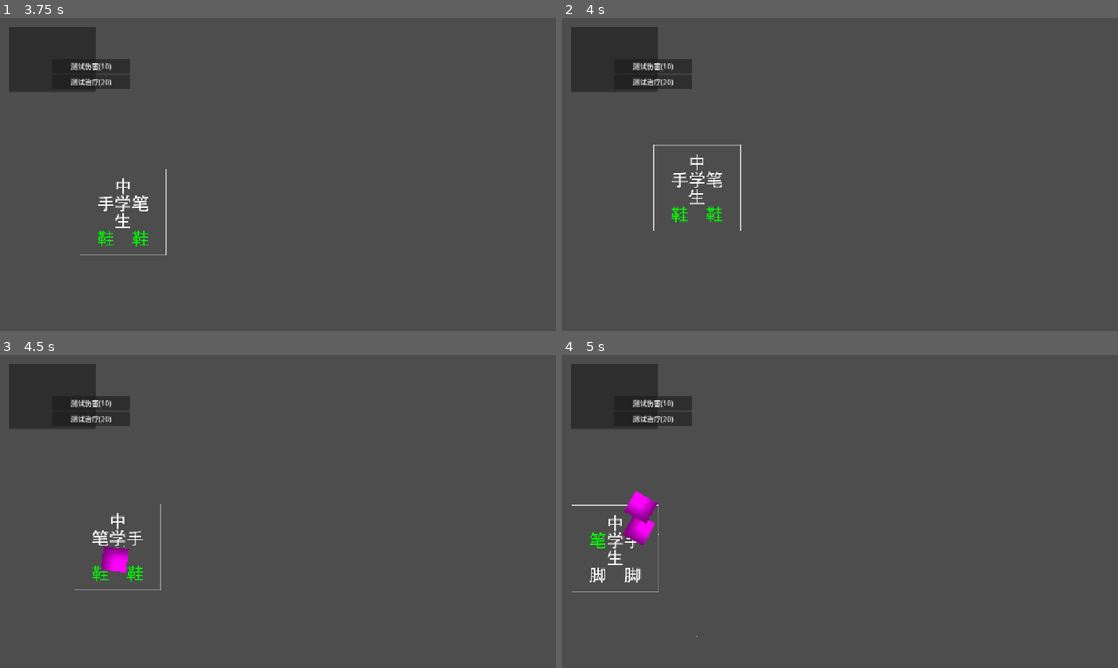
Above: before the commit, frames 1-4 (two rows, left to right).
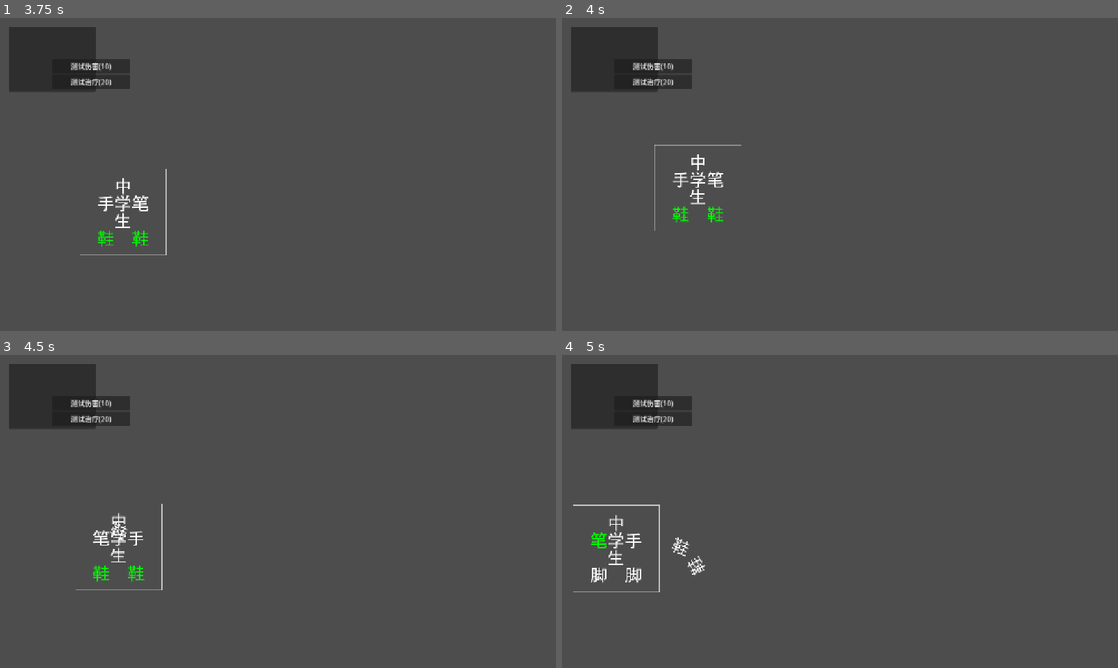
Above: after the commit, the same moments.

Repository: Vegt7day/Hell-joke-by-Godot
Game: Godot game, scene res://scenes/system/main.tscn
Same seed, same stepped clock (60 frames per second), same inputs: the game is played once before the commit and once after it.
Inputs (mouse positions are in pixels of both pictures, inside the frame that each line leads up to):
- Up to frame 1 (3.75 s): click "新游戏" at 0.5 s; move the mouse to (400, 158) at 1.27 s; hold D (move_right) 1.28-2 s; hold J (attack_j) 1.28-2 s; click (400, 158) at 1.42 s; tap Space (jump) at 1.52 s; click "测试伤害(10)" at 2 s; click "测试治疗(20)" at 2.75 s; tap Enter at 3.5 s; move the mouse to (166, 190) at 3.52 s; hold D (move_right) from 3.53 s (still down); tap Q (attack_q) at 3.6 s
- Up to frame 2 (4 s): keep holding D (move_right); tap Space (jump) at 3.77 s
- Up to frame 3 (4.5 s): move the mouse to (333, 442) at 4.27 s; release D (move_right) at 4.28 s; hold A (move_left) from 4.28 s (still down); hold J (attack_j) from 4.28 s (still down)
- Up to frame 4 (5 s): keep holding A (move_left); keep holding J (attack_j)

Frame 1 is identical in both runs. In frame 2, 0.5% of the frame differs, in the area x 16-33%, y 40-68%; in frame 3, 0.8%; in frame 4, 1.3%, in the area x 1-26%, y 43-90%.

Commit message:
add shoe picture

Diff:
--- a/scenes/actors/player/student/student.gd
+++ b/scenes/actors/player/student/student.gd
@@ -418,7 +418,6 @@
 
 	# 更新纹理状态
 	update_sprite_based_on_game_logic()
-
 func throw_shoe(shoe_name: String):
 	"""扔鞋"""
 	print("扔鞋: %s" % shoe_name)
@@ -440,23 +439,23 @@
 	# 播放音效
 	play_student_shoe_throw_sound()
 
-	# 计算发射位置和方向
-	var y_offset = 10 if shoe_name == "left_shoe" else -10
-	var spawn_position = global_position + Vector2(0, y_offset)
-
-	# 抛物线方向 - 向上弹
-	var throw_direction = Vector2(facing_direction, -0.8).normalized()  # 更陡峭的上抛
-
-	# 鞋参数
+	# 计算发射位置
+	var y_offset = 61 if shoe_name == "left_shoe" else 61
+	var x_offset = -40 if shoe_name == "left_shoe" else 40
+	var spawn_position = global_position + Vector2(x_offset, y_offset)
+
+	# 垂直向上方向
+	var throw_direction = Vector2(0, -1).normalized()
+
+	# 鞋参数 - 调整为垂直上下运动
 	var shoe_params = {
 		"shoe_name": shoe_name,
-		"throw_power": 1.2,  # 抛射力量
-		"damage": 20.0,
-		"bounce_count": 2,
+		"upward_speed": 300.0,  # 向上速度
+		"bounce_height": 50.0,  # 弹起高度
+		"gravity": 400.0,  # 重力
 		"rotation_speed": 2.0,
 		"invincible_time": 0.5,  # 0.5秒无敌时间
-		"gravity": 600.0,  # 重力
-		"trail_color": Color(0.6, 0.4, 0.2, 0.8)  # 棕色轨迹
+		"return_duration": 1.0  # 1秒返回时间
 	}
 
 	# 生成鞋抛射体
@@ -465,10 +464,8 @@
 		active_shoes.append(shoe_projectile)
 
 		# 连接信号
-		shoe_projectile.projectile_hit.connect(_on_shoe_hit.bind(shoe_name))
-		shoe_projectile.projectile_destroyed.connect(_on_shoe_destroyed.bind(shoe_projectile))
+		shoe_projectile.projectile_landed.connect(_on_shoe_landed.bind(shoe_projectile, shoe_name))
 		shoe_projectile.projectile_recovered.connect(_on_shoe_recovered.bind(shoe_projectile, shoe_name))
-		shoe_projectile.projectile_landed.connect(_on_shoe_landed.bind(shoe_projectile, shoe_name))
 
 		print("鞋发射成功: %s" % shoe_name)
 
@@ -481,6 +478,7 @@
 		if shoe_name in shoes_thrown:
 			shoes_thrown.erase(shoe_name)
 
+
 func _on_shoe_hit(target: Node, position: Vector2, shoe_name: String):
 	"""鞋击中目标"""
 	print("鞋击中目标: %s, 鞋: %s, 位置: %s" % [target.name, shoe_name, position])
--- a/scenes/actors/player/student/student.tscn
+++ b/scenes/actors/player/student/student.tscn
@@ -5,7 +5,7 @@
 [ext_resource type="Texture2D" uid="uid://81fnbmadhs47" path="res://assets/graphics/characters/student/student_state_02.png" id="3_xr5g5"]
 
 [sub_resource type="RectangleShape2D" id="RectangleShape2D_xr5g5"]
-size = Vector2(120, 158)
+size = Vector2(118, 158)
 
 [node name="Student" unique_id=571628808 instance=ExtResource("1_etu71")]
 script = ExtResource("1_7jsl3")
@@ -14,5 +14,4 @@
 texture = ExtResource("3_xr5g5")
 
 [node name="CollisionShape" parent="." index="2" unique_id=1110341349]
-position = Vector2(1, 0)
 shape = SubResource("RectangleShape2D_xr5g5")
--- a/scripts/core/projectiles/projectile_base.tscn
+++ b/scripts/core/projectiles/projectile_base.tscn
@@ -1,19 +1,18 @@
 [gd_scene format=3 uid="uid://cwcdy6cdfxkko"]
 
 [ext_resource type="Script" uid="uid://c6ywcpdeqgikq" path="res://scripts/core/projectiles/projectile_base.gd" id="1_yyrli"]
-
-[sub_resource type="PlaceholderTexture2D" id="PlaceholderTexture2D_7o3a5"]
+[ext_resource type="Texture2D" uid="uid://q6k873n257br" path="res://assets/graphics/characters/student/shoe.png" id="2_fynhx"]
 
 [sub_resource type="RectangleShape2D" id="RectangleShape2D_nsvdw"]
-size = Vector2(58, 54.25)
+size = Vector2(37, 37)
 
 [node name="projectile_base" type="Area2D" unique_id=1752467600]
 script = ExtResource("1_yyrli")
 
 [node name="Sprite2D" type="Sprite2D" parent="." unique_id=238013885]
-position = Vector2(0, 9.536743e-07)
-scale = Vector2(58, 54.000004)
-texture = SubResource("PlaceholderTexture2D_7o3a5")
+position = Vector2(-1.7881393e-07, 0.50000006)
+scale = Vector2(1, 1.0277778)
+texture = ExtResource("2_fynhx")
 
 [node name="CollisionShape2D" type="CollisionShape2D" parent="." unique_id=1123568238]
 shape = SubResource("RectangleShape2D_nsvdw")
--- a/scripts/core/projectiles/shoe_projectile.gd
+++ b/scripts/core/projectiles/shoe_projectile.gd
@@ -3,27 +3,19 @@
 class_name ShoeProjectile
 
 # 信号
-signal projectile_hit(target: Node, position: Vector2)
-signal projectile_destroyed
-signal projectile_recovered
 signal projectile_landed(position: Vector2)
+signal projectile_recovered()
 
 # 属性
-@export var speed: float = 400.0
-@export var damage: float = 20.0
-@export var lifetime: float = 10.0
+@export var upward_speed: float = 400.0
 @export var gravity_strength: float = 600.0
-@export var bounce_count: int = 2
 @export var invincible_time: float = 0.5  # 发射后0.5秒内不能拾取
 @export var rotation_speed: float = 2.0
-@export var trail_enabled: bool = true
-@export var trail_color: Color = Color(0.6, 0.4, 0.2, 0.8)
-
-var direction: Vector2 = Vector2.RIGHT
+@export var bounce_height: float = 100.0  # 向上弹起的高度
+
 var is_active: bool = false
 var shoe_owner: String = ""  # "left_shoe" 或 "right_shoe"
 var has_landed: bool = false
-var is_stuck: bool = false
 var can_be_picked_up: bool = false
 var owner_node: Node = null
 var invincible_timer: float = 0.0
@@ -37,9 +29,10 @@
 
 # 内部属性
 var velocity: Vector2 = Vector2.ZERO
-var lifetime_timer: float = 0.0
-var current_bounce_count: int = 0
-var hit_targets: Array[Node] = []
+var start_position: Vector2 = Vector2.ZERO
+var max_height_reached: bool = false
+var return_timer: float = 0.0
+var return_duration: float = 1.0  # 返回过程持续时间
 
 func _ready():
 	set_active(false)
@@ -64,254 +57,126 @@
 	print("鞋抛射体初始化完成")
 
 func _physics_process(delta: float):
-	if not is_active or has_landed or is_stuck:
+	if not is_active or has_landed:
 		return
 
 	# 更新计时器
-	lifetime_timer += delta
 	invincible_timer += delta
 
-	# 检查生命周期
-	if lifetime_timer >= lifetime:
-		destroy()
-		return
-
-	# 应用重力
-	velocity.y += gravity_strength * delta
-
-	# 移动
-	position += velocity * delta
-
-	# 更新旋转
-	if velocity.length() > 0:
-		update_rotation()
+	# 第一阶段：向上运动
+	if not max_height_reached:
+		# 应用重力
+		velocity.y -= gravity_strength * delta
+
+		# 向上移动
+		position += velocity * delta
+
+		# 检查是否到达最高点
+		if position.y <= start_position.y - bounce_height:
+			max_height_reached = true
+			velocity.y = 0
+			print("到达最高点，开始下落")
+
+	# 第二阶段：向下运动
+	else:
+		return_timer += delta
+
+		# 使用缓动函数平滑返回
+		var progress = clamp(return_timer / return_duration, 0, 1)
+		var ease_value = ease_out_quad(progress)  # 使用缓出函数
+
+		# 计算当前位置
+		var current_height = bounce_height * (1.0 - ease_value)
+		position.y = start_position.y - current_height
+
+		# 更新旋转
+		if rotation_speed > 0:
+			rotation = progress * PI * 2 * rotation_speed
+
+		# 检查是否返回起点
+		if progress >= 1.0:
+			position = start_position
+			has_landed = true
+			set_physics_process(false)
+
+			# 等待无敌时间过后再启用拾取
+			if invincible_timer >= invincible_time:
+				enable_pickup()
+			else:
+				# 如果还没到无敌时间，设置一个定时器
+				var remaining_time = invincible_time - invincible_timer
+				if remaining_time > 0:
+					await get_tree().create_timer(remaining_time).timeout
+					enable_pickup()
+
+			# 发射落地信号
+			projectile_landed.emit(global_position)
+			print("鞋已返回起点: %s" % shoe_owner)
 
 	# 检查是否可以拾取
-	if invincible_timer >= invincible_time and not can_be_picked_up:
+	if invincible_timer >= invincible_time and not can_be_picked_up and has_landed:
 		enable_pickup()
 
-func update_rotation():
-	"""更新旋转"""
-	var angle = velocity.angle()
-	rotation = angle
-
-	# 添加旋转效果
-	if rotation_speed > 0:
-		rotation += lifetime_timer * rotation_speed * PI
+func ease_out_quad(x: float) -> float:
+	"""二次缓出函数"""
+	return 1 - (1 - x) * (1 - x)
 
 func setup_shoe(start_position: Vector2, move_direction: Vector2, owner: Node, shoe_name: String, params: Dictionary = {}):
 	"""设置鞋抛射体"""
 	print("设置鞋抛射体: %s" % shoe_name)
 
+	self.start_position = start_position
 	global_position = start_position
-	direction = move_direction.normalized()
 	shoe_owner = shoe_name
 	owner_node = owner
 
 	# 重置状态
 	has_landed = false
-	is_stuck = false
+	max_height_reached = false
 	can_be_picked_up = false
-	lifetime_timer = 0.0
 	invincible_timer = 0.0
-	current_bounce_count = 0
-	hit_targets.clear()
+	return_timer = 0.0
 
 	# 应用参数
-	if "throw_power" in params:
-		speed = speed * params.throw_power
-	if "damage" in params:
-		damage = params.damage
-	if "bounce_count" in params:
-		bounce_count = params.bounce_count
+	if "upward_speed" in params:
+		upward_speed = params.upward_speed
+	if "gravity" in params:
+		gravity_strength = params.gravity
+	if "bounce_height" in params:
+		bounce_height = params.bounce_height
 	if "rotation_speed" in params:
 		rotation_speed = params.rotation_speed
 	if "invincible_time" in params:
 		invincible_time = params.invincible_time
-	if "trail_color" in params:
-		trail_color = params.trail_color
-	if "gravity" in params:
-		gravity_strength = params.gravity
-
-	# 计算初速度 - 抛物线
-	var horizontal_speed = speed * direction.x
-	var vertical_speed = -abs(speed * direction.y) - 200.0  # 向上弹
-
-	velocity = Vector2(horizontal_speed, vertical_speed)
-
-	# 如果direction.y是负数（向下扔），调整垂直速度
-	if direction.y > 0:
-		velocity.y = speed * direction.y * 0.5
-	else:
-		velocity.y = speed * direction.y - 150.0  # 确保向上弹
+	if "return_duration" in params:
+		return_duration = params.return_duration
+
+	# 设置初始向上速度
+	velocity = Vector2(0, -upward_speed)
 
 	# 设置激活
 	set_active(true)
 
-	print("鞋抛射体设置完成: 所有者=%s, 速度=%s, 向上弹力=%s" % [shoe_name, velocity, -abs(speed * direction.y) - 200.0])
+	print("鞋抛射体设置完成: 所有者=%s, 起始位置=%s" % [shoe_name, start_position])
 	return self
 
 func _on_area_entered(area: Area2D):
 	"""与区域碰撞"""
-	if not is_active or has_landed or is_stuck:
+	if not is_active or has_landed:
 		return
 
 	print("鞋抛射体与区域碰撞: %s" % area.name)
 
-	# 检查是否是地面或墙壁
-	# 方法1: 检查父节点是否是TileMap
-	var parent = area.get_parent()
-	var is_ground = false
-
-	# 检查是否是TileMap
-	if parent and parent is TileMap:
-		is_ground = true
-	# 方法2: 检查是否在地面组中
-	elif area.is_in_group("ground"):
-		is_ground = true
-	# 方法3: 检查是否是StaticBody2D并且不是玩家
-
-	if is_ground:
-		handle_ground_collision(area, area.global_position)
-	elif is_valid_target(area):
-		handle_collision(area, area.global_position)
-
-	# 处理弹跳
-	if bounce_enabled() and current_bounce_count < bounce_count and not is_stuck:
-		handle_bounce(area)
-# 添加 body_entered 信号处理
+	# 这里不处理碰撞，因为我们是垂直运动
+
 func _on_body_entered(body: PhysicsBody2D):
 	"""与物理体碰撞"""
-	if not is_active or has_landed or is_stuck:
+	if not is_active or has_landed:
 		return
 
 	print("鞋抛射体与物体碰撞: %s" % body.name)
 
-	var is_ground = false
-
-
-	# 检查是否是StaticBody2D并且不是玩家
-	if body is StaticBody2D and not body.is_in_group("player"):
-		is_ground = true
-
-	if is_ground:
-		handle_ground_collision(body, body.global_position)
-	elif is_valid_target(body):
-		handle_collision(body, body.global_position)
-
-	# 处理弹跳
-	if bounce_enabled() and current_bounce_count < bounce_count and not is_stuck:
-		handle_bounce(body)
-func bounce_enabled() -> bool:
-	"""检查是否允许弹跳"""
-	return bounce_count > 0 and not has_landed
-
-func handle_ground_collision(surface: Node, position: Vector2):
-	"""处理地面碰撞"""
-	print("鞋抛射体碰撞到地面")
-
-	# 停止运动
-	velocity = Vector2.ZERO
-	has_landed = true
-	is_stuck = true
-
-	# 稍微调整位置，使其看起来在地面上
-	global_position.y = position.y - 8
-
-	# 停止物理处理
-	set_physics_process(false)
-
-	# 等待无敌时间过后再启用拾取
-	if invincible_timer >= invincible_time:
-		enable_pickup()
-
-	# 发射落地信号
-	projectile_landed.emit(global_position)
-
-	# 重置生命周期计时器，允许长时间停留
-	lifetime = 30.0  # 延长生命周期，给玩家时间拾取
-
-	print("鞋已落地，位置: %s" % global_position)
-
-func is_valid_target(target: Node) -> bool:
-	"""检查是否是有效目标"""
-	# 避免自碰撞
-	if target == self:
-		return false
-
-	# 避免重复击中同一目标
-	if target in hit_targets:
-		return false
-
-	# 避免击中所有者
-	if target == owner_node:
-		return false
-
-	return true
-
-func handle_collision(target: Node, hit_position: Vector2):
-	"""处理碰撞"""
-	print("鞋碰撞: 目标=%s, 鞋=%s" % [target.name, shoe_owner])
-
-	# 记录已击中的目标
-	hit_targets.append(target)
-
-	# 发射碰撞信号
-	projectile_hit.emit(target, hit_position)
-
-	# 应用伤害
-	if target.has_method("take_damage"):
-		print("对目标 %s 造成 %s 点伤害" % [target.name, damage])
-		target.take_damage(damage, "shoe")
-
-	# 如果是地面或墙壁，粘在上面
-	if target is TileMap or target is StaticBody2D:
-		stick_to_surface(target, hit_position)
-	else:
-		# 非墙壁目标，继续运动
-		pass
-
-func handle_bounce(collider: Node):
-	"""处理弹跳"""
-	current_bounce_count += 1
-
-	print("鞋弹跳: 第%d次" % current_bounce_count)
-
-	# 计算反弹方向
-	var normal = Vector2.UP
-	velocity = velocity.bounce(normal) * 0.7  # 反弹并减少能量
-
-	# 添加一些随机性
-	velocity.x *= randf_range(0.9, 1.1)
-
-	# 如果反弹次数用完，降低重力
-	if current_bounce_count >= bounce_count:
-		gravity_strength = 200.0  # 降低重力，使落地更平缓
-
-func stick_to_surface(surface: Node, position: Vector2):
-	"""粘在表面上"""
-	print("鞋粘在表面上")
-
-	# 停止运动
-	velocity = Vector2.ZERO
-	has_landed = true
-	is_stuck = true
-
-	# 固定在位置
-	global_position = position
-
-	# 停止物理处理
-	set_physics_process(false)
-
-	# 等待无敌时间过后再启用拾取
-	if invincible_timer >= invincible_time:
-		enable_pickup()
-
-	# 发射落地信号
-	projectile_landed.emit(global_position)
-
-	# 延长生命周期
-	lifetime = 30.0
+	# 这里不处理碰撞，因为我们是垂直运动
 
 func enable_pickup():
 	"""启用拾取"""
@@ -341,17 +206,15 @@
 	# 添加轻微的上下浮动效果
 	var float_tween = create_tween()
 	float_tween.set_loops()
-	float_tween.tween_property(self, "position:y", position.y - 2, 0.8)
-	float_tween.tween_property(self, "position:y", position.y, 0.8)
+	float_tween.tween_property(self, "position:y", position.y - 3, 0.6)
+	float_tween.tween_property(self, "position:y", position.y, 0.6)
 
 func _on_pickup_area_entered(area: Area2D):
 	"""拾取区域进入（区域）"""
-	#print("拾取区域进入（区域）: %s" % area.name)
 	_on_pickup_entered(area)
 
 func _on_pickup_body_entered(body: PhysicsBody2D):
 	"""拾取区域进入（物理体）"""
-	#print("拾取区域进入（物理体）: %s" % body.name)
 	_on_pickup_entered(body)
 
 func _on_pickup_entered(node: Node):
@@ -378,23 +241,6 @@
 	else:
 		print("不是玩家或没有pickup_shoe方法: %s" % (player.name if player else "无父节点"))
 
-func destroy():
-	"""销毁抛射体"""
-	print("销毁鞋抛射体")
-
-	is_active = false
-	has_landed = true
-
-	# 播放销毁动画
-	if animation_player and animation_player.has_animation("destroy"):
-		animation_player.play("destroy")
-		await animation_player.animation_finished
-
-	# 发射销毁信号
-	projectile_destroyed.emit()
-
-	queue_free()
-
 func recover():
 	"""回收抛射体"""
 	print("回收鞋抛射体: %s" % shoe_owner)
--- a/scripts/core/projectiles/shoe_projectile.tscn
+++ b/scripts/core/projectiles/shoe_projectile.tscn
@@ -5,3 +5,11 @@
 
 [node name="shoe_projectile" unique_id=1752467600 instance=ExtResource("1_sjde8")]
 script = ExtResource("2_y6hsc")
+upward_speed = 400.0
+gravity_strength = 600.0
+invincible_time = 0.5
+rotation_speed = 2.0
+bounce_height = 100.0
+
+[node name="CPUParticles2D" parent="." index="3" unique_id=179103400]
+emitting = false
Binary file added: assets/graphics/characters/student/shoe.png
Not shown, added: assets/graphics/characters/student/shoe.png.import
